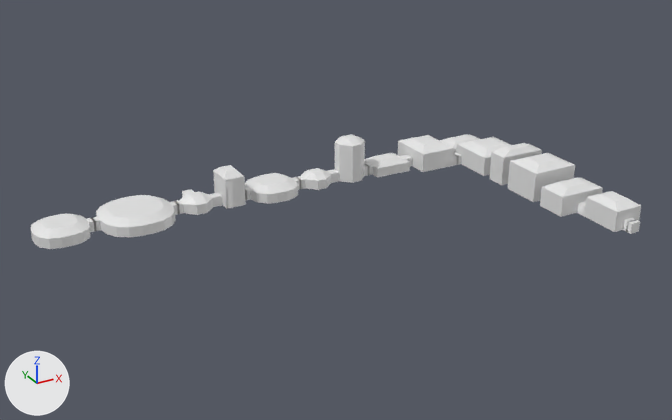
The FBX model Assets/Models/abandoned_tomb_of_dinna.fbx: old version first, new version second.
Both versions are drawn from a 50 mm camera at (-60.6, -54.5, 36.1) aimed at (-22.6, 14.5, 1.6). Lighting does not change. The marker at lower left points along +X, +Y and +Z. Vertices at the same position are counted once.

Names of what the first picture shows: 'Room_-13_23', 'Room_-14_24', 'Room_-17_23', 'Room_-18_24', 'Room_-1_1', 'Room_-21_23', 'Room_-22_24', 'Room_-27_22', 'Room_-28_24', 'Room_-30_23', 'Room_-31_24', 'Room_-33_26', 'Room_-34_23', 'Room_-35_24', 'Room_-3_10', 'Room_-3_15', 'Room_-3_18', 'Room_-3_24', 'Room_-3_6', 'Room_-42_21', 'Room_-43_24', 'Room_-48_22', 'Room_-4_22', 'Room_-8_22'.
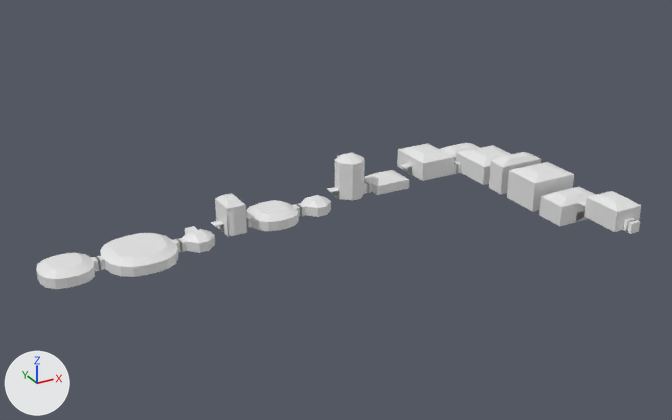
Where the newer file only moved an object's origin or applied its transform, the numbers keep the older frame.

What changed in the scene script:
```text
Change me_plane_1260:
    where me_plane_1260.from_pydata(...)  # 12 vertices, 4 faces; spans x -0.5..0.5, y -0.5..0.5, z 0.0..1.0
    verts and faces of me_plane_1260; kept vertices keep their numbers, new ones are numbered from 12
    me_plane_1260 part 3
    add delete_vertices([*range(0, 12)])  # with the faces that use them
    me_plane_1260 part 4
    add verts[12] = (-18.0, 24.0, -1.0)  # pixel (330, 191)
    add verts[13] = (-17.0, 24.0, -2.0)  # pixel (339, 199)
    add verts[14] = (-17.0, 24.0, -1.0)  # pixel (339, 190)
    add for new, old in zip([15, 16, 17], [12, 13, 14]): verts[new] = verts[old] + (0.0, 1.0, 0.0)
    add faces += [(12, 13, 16, 15)]  # mat_floormaterial_002 (white #e7e7e7)
    add faces += [(12, 15, 17, 14)]  # mat_ceilingmaterial_002 (white #e7e7e7)
    remove me_plane_1260.materials.append(mat_wallmaterial_002)  # white #e7e7e7
Change me_circlequadrant_040:
    where me_circlequadrant_040.from_pydata(...)  # 36 vertices, 23 faces; spans x -34.0..-31.0, y 23.0..26.0, z 0.0..1.5
    me_circlequadrant_040 part 2: the whole mesh is moved by (0.0, 0.0, -4.0)
Change me_circlequadrant_048:
    where me_circlequadrant_048.from_pydata(...)  # 68 vertices, 61 faces; spans x -48.0..-43.0, y 22.0..27.0, z 0.0..1.5
    me_circlequadrant_048 part 1: the whole mesh is moved by (0.0, 0.0, -4.0)
Change me_circlequadrant_036:
    where me_circlequadrant_036.from_pydata(...)  # 68 vertices, 60 faces; spans x -27.0..-22.0, y 22.0..27.0, z 0.0..1.5
    me_circlequadrant_036 part 6: the whole mesh is moved by (0.0, 0.0, -3.0)
Change me_circlequadrant_028:
    where me_circlequadrant_028.from_pydata(...)  # 60 vertices, 48 faces; spans x -17.0..-14.0, y 23.0..26.0, z 0.0..4.5
    me_circlequadrant_028 part 8: the whole mesh is moved by (0.0, 0.0, -2.0)
Change me_circlequadrant_032:
    where me_circlequadrant_032.from_pydata(...)  # 36 vertices, 24 faces; spans x -21.0..-18.0, y 23.0..26.0, z 0.0..1.5
    me_circlequadrant_032 part 7: the whole mesh is moved by (0.0, 0.0, -3.0)
Change me_circlequadrant_044:
    where me_circlequadrant_044.from_pydata(...)  # 96 vertices, 80 faces; spans x -42.0..-35.0, y 21.0..28.0, z 0.0..1.5
    me_circlequadrant_044 part 5: the whole mesh is moved by (0.0, 0.0, -4.0)
Change ob_room__18_24:
    ob_room__18_24.location: (-17.5, 24.5, 0.0) -> (0.0, 0.0, 0.0)
Change ob_room__35_24:
    ob_room__35_24.location: (-34.5, 24.5, 0.0) -> (-34.5, 24.5, -4.0)
Change ob_room__22_24:
    ob_room__22_24.location: (-21.5, 24.5, 0.0) -> (-21.5, 24.5, -3.0)
Change ob_room__43_24:
    ob_room__43_24.location: (-42.5, 24.5, 0.0) -> (-42.5, 24.5, -4.0)
Change ob_room__28_24:
    ob_room__28_24.location: (-27.5, 24.5, 0.0) -> (-27.5, 24.5, -3.0)
Change ob_room__3_18:
    ob_room__3_18.location: (-0.5, 20.5, 0.0) -> (-0.5, 20.5, -1.0)
Change ob_room__3_10:
    ob_room__3_10.location: (-0.5, 12.0, 0.0) -> (-0.5, 12.0, -1.0)
Change ob_room__13_23:
    ob_room__13_23.location: (-11.0, 24.5, 0.0) -> (-11.0, 24.5, -2.0)
Change ob_room__3_6:
    ob_room__3_6.location: (-0.5, 7.5, 0.0) -> (-0.5, 7.5, -1.0)
Change ob_room__14_24:
    ob_room__14_24.location: (-13.5, 24.5, 0.0) -> (-13.5, 24.5, -2.0)
Change ob_room__30_23:
    ob_room__30_23.location: (-29.0, 24.5, 0.0) -> (-29.0, 24.5, -3.0)
Change ob_room__3_24:
    ob_room__3_24.location: (-0.5, 25.5, 0.0) -> (-0.5, 25.5, -1.0)
Change ob_room__8_22:
    ob_room__8_22.location: (-6.0, 24.5, 0.0) -> (-6.0, 24.5, -1.0)
Change ob_room__3_15:
    ob_room__3_15.location: (-0.5, 16.0, 0.0) -> (-0.5, 16.0, -1.0)
Change ob_room__33_26:
    ob_room__33_26.location: (-32.5, 26.5, 0.0) -> (-32.5, 26.5, -4.0)
Change ob_room__4_22:
    ob_room__4_22.location: (-3.5, 22.5, 0.0) -> (-3.5, 22.5, -1.0)
Change ob_room__31_24:
    ob_room__31_24.location: (-30.5, 24.5, 0.0) -> (0.0, 0.0, 0.0)
```

Changed parts and their boxes [x1, y1, x2, y2] in the pictures (672 x 420 px):
'Room_-42_21', mesh moved
    before: [96, 195, 176, 237]
    after: [100, 233, 178, 277]
'Room_-48_22', mesh moved
    before: [31, 213, 90, 249]
    after: [36, 253, 95, 289]
'Room_-3_10', moved
    before: [508, 153, 575, 202]
    after: [507, 162, 574, 212]
'Room_-27_22', mesh moved
    before: [245, 173, 298, 204]
    after: [246, 200, 299, 231]
'Room_-8_22', moved
    before: [398, 135, 455, 172]
    after: [397, 143, 454, 181]
'Room_-3_6', moved
    before: [540, 178, 603, 217]
    after: [539, 187, 596, 226]
'Room_-30_23', moved
    before: [213, 165, 246, 209]
    after: [215, 193, 247, 237]
'Room_-17_23', mesh moved
    before: [335, 134, 365, 183]
    after: [335, 152, 365, 201]
'Room_-3_18', moved
    before: [456, 137, 511, 176]
    after: [456, 145, 511, 185]
'Room_-3_15', moved
    before: [490, 143, 542, 185]
    after: [489, 152, 541, 194]
'Room_-13_23', moved
    before: [365, 153, 410, 178]
    after: [364, 170, 409, 195]
'Room_-34_23', mesh moved
    before: [180, 191, 213, 215]
    after: [182, 229, 215, 253]
'Room_-21_23', mesh moved
    before: [301, 168, 331, 190]
    after: [301, 195, 331, 217]
'Room_-3_24', moved
    before: [440, 134, 479, 153]
    after: [440, 143, 480, 162]
'Room_-43_24', moved
    before: [87, 217, 101, 232]
    after: [91, 256, 105, 271]
'Room_-35_24', moved
    before: [170, 200, 184, 215]
    after: [173, 238, 186, 253]
'Room_-22_24', moved
    before: [293, 176, 305, 190]
    after: [293, 203, 305, 217]
'Room_-14_24', moved
    before: [364, 163, 373, 176]
    after: [364, 180, 372, 194]
'Room_-31_24', moved
    before: [209, 192, 223, 207]
    after: [211, 220, 223, 231]
'Room_-4_22', moved
    before: [454, 153, 462, 166]
    after: [453, 161, 461, 174]
'Room_-18_24', reshaped, moved
    before: [327, 169, 339, 183]
    after: [327, 187, 338, 196]
'Room_-28_24', moved
    before: [245, 187, 251, 200]
    after: [246, 214, 252, 228]
'Room_-33_26', moved
    before: [182, 189, 194, 197]
    after: [185, 226, 197, 235]
part 3 of me_plane_1260, deleted
    before: [327, 169, 339, 183]
part 4 of me_plane_1260, added
    after: [327, 187, 338, 196]
